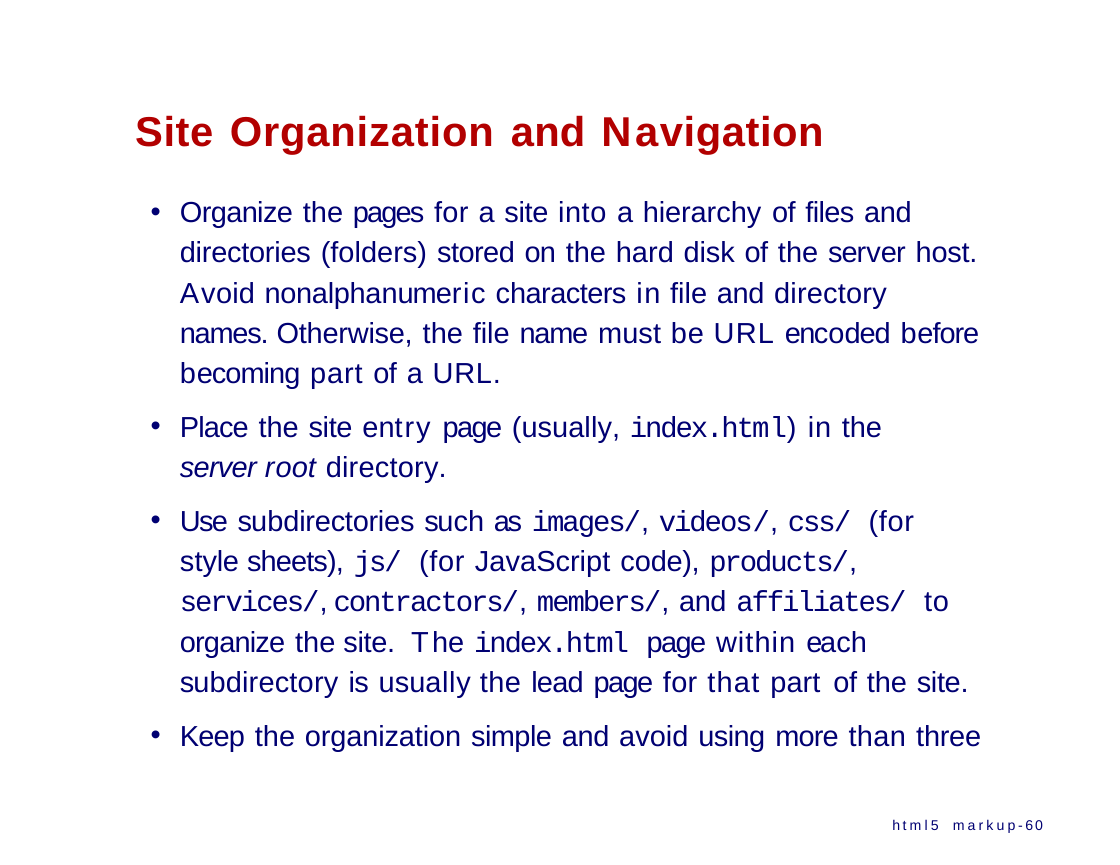
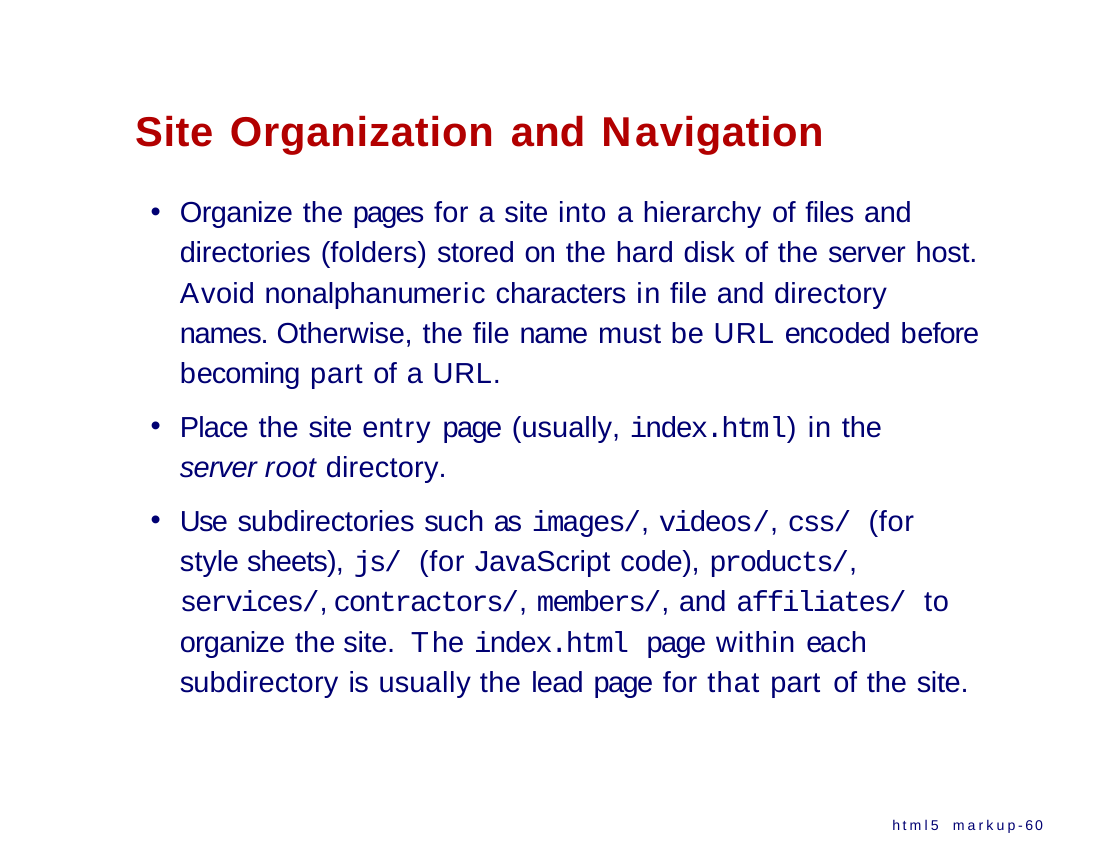
Before and after one commit to ppawar/ppawar.github.io, a slide deck: slide 60 of Spring2020/CSE102-S20/lectures/CSE102_S20_HTML.pptx. Drawn at 1120x865 pixels with LibreOffice and Linux fonts; fonts in the diff are those of the drawing. Boxes give left, top, right and bottom in pixels: in the first picture for what was removed or moved away, otherwise in the second. Text is boxed around its words. In the diff, an @@ line names an element or a change of style, - is before the commit and + after.

```diff
--- a/Spring2020/CSE102-S20/lectures/CSE102_S20_HTML.pptx
+++ b/Spring2020/CSE102-S20/lectures/CSE102_S20_HTML.pptx
@@ text at (180,725,981,751): paragraph removed @@
-• Keep the organization simple and avoid using more than three
```
Also in this commit, not shown: 23 other slides changed, 1 slide added, 1 slide removed, 3 other files.
